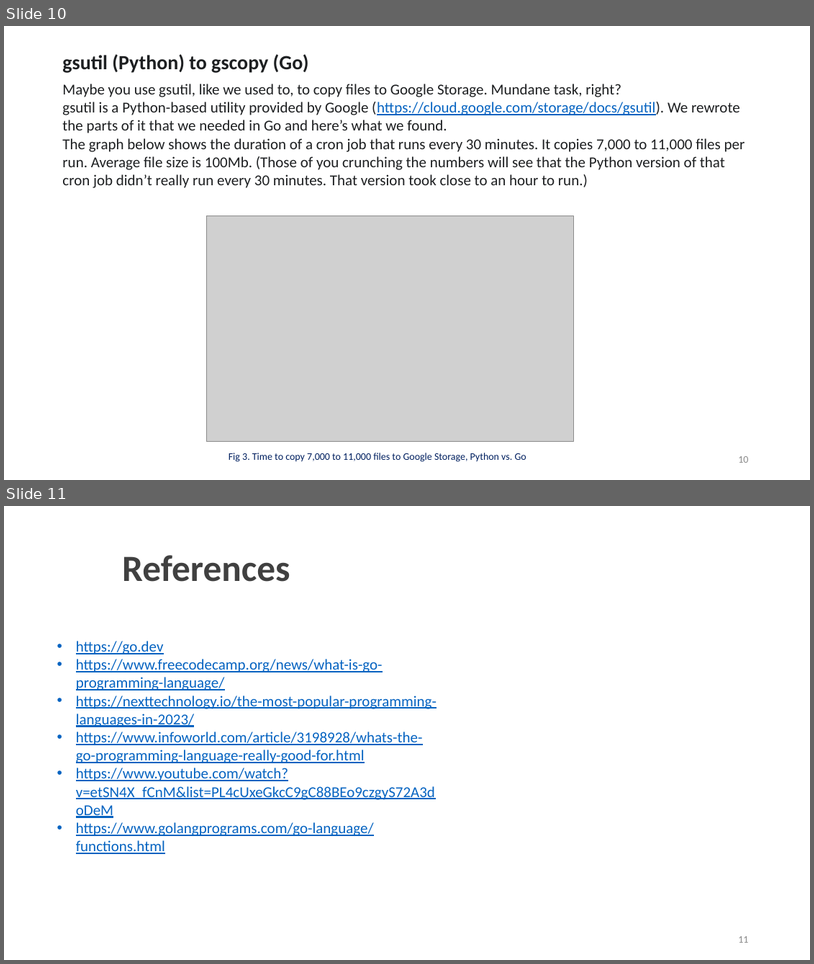
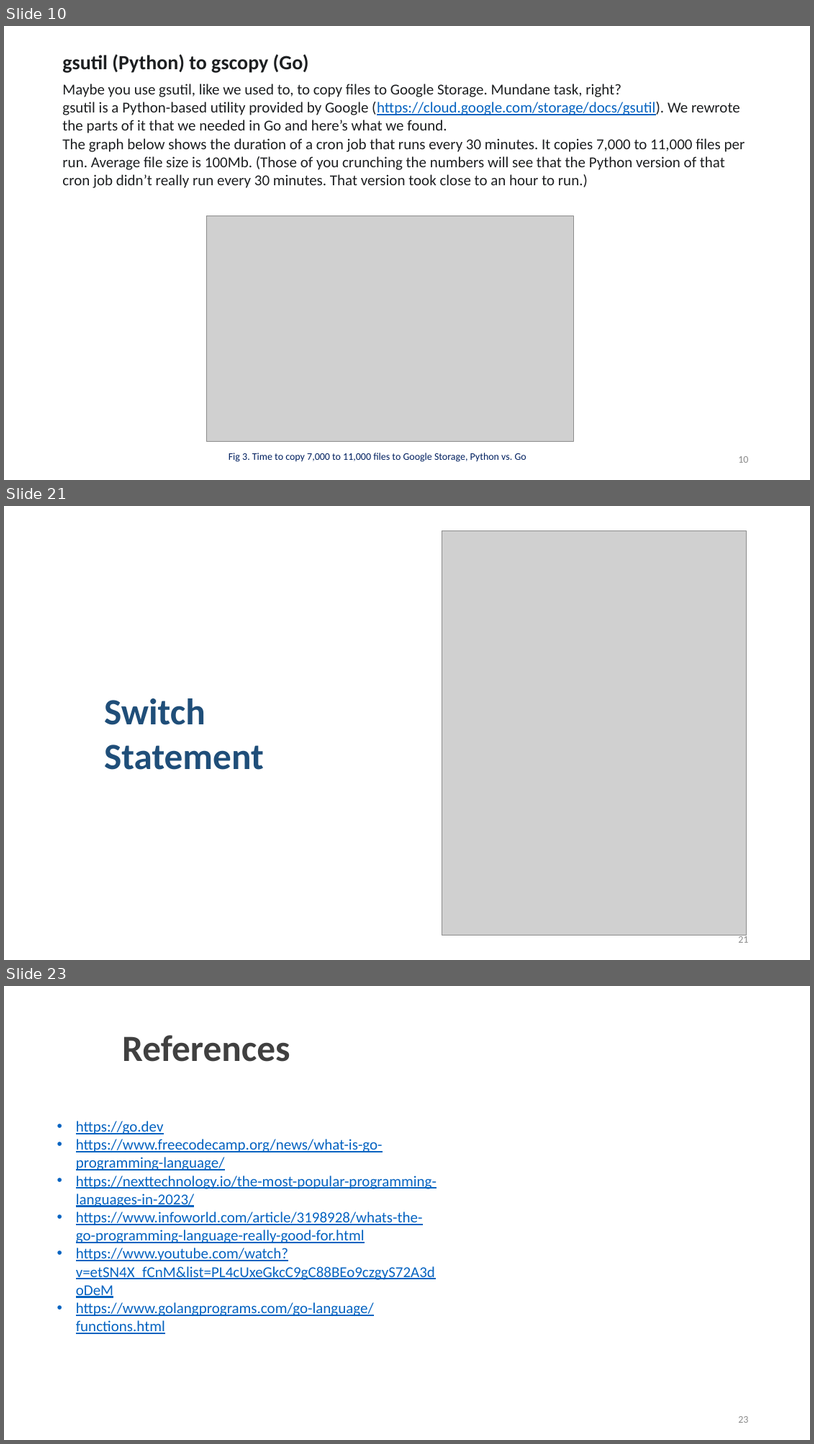
Before and after one commit to eraykaradag/pdp, a slide deck: GO.pptx. Shown one above the other, each under a label of ours: slides 10 and 11 before the commit, slides 10, 21 and 23 after it; the slides between them are not shown. The pictures are 814x964 and 814x1444 pixels, drawn with LibreOffice and Linux fonts; fonts in the diff are those of the drawing; grey boxes stand for pictures; background and template pictures are left out. Boxes give left, top, right and bottom in pixels: in the first picture for what was removed or moved away, otherwise in the second. Text is boxed around its words. In the diff, an @@ line names an element or a change of style, - is before the commit and + after.

```diff
--- a/GO.pptx
+++ b/GO.pptx
@@ slide 21 added at box(4, 506, 810, 960), background picture (left out) @@
@@ picture added at box(442, 530, 747, 934) @@
@@ text added at box(104, 698, 264, 770), 44 pt, text #1F4E79, bold @@
+Switch Statement
@@ page number added at box(738, 934, 748, 942), 12 pt, text #8C8C8C @@
+21
@@ what was slide 11 is now slide 23 @@
@@ page number at box(738, 1416, 748, 1422): text changed @@
-11
+23
```
Also in this commit, not shown: 1 slide changed, 11 other slides added.
